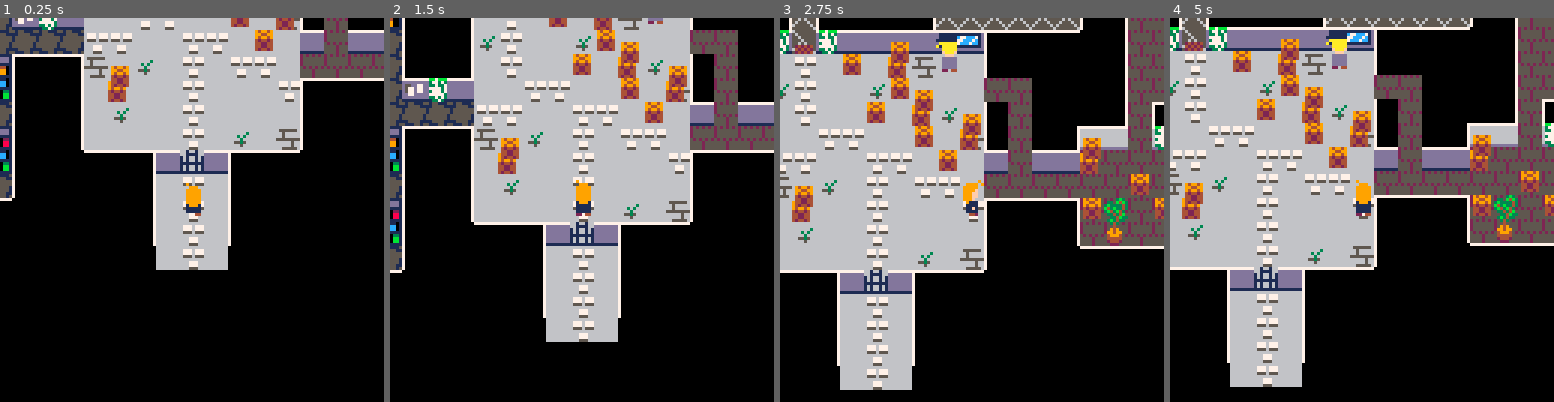
Above: before the commit, frames 1-4 (left to right).
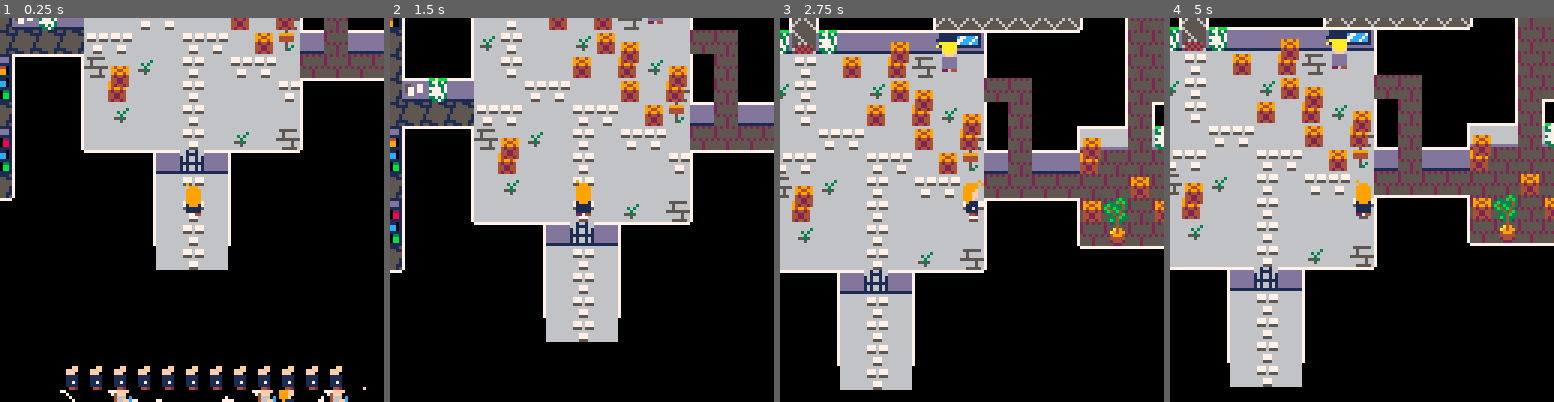
Above: after the commit, the same moments.

Repository: cpiod/mystery-in-amestris
Game: PICO-8 cartridge santa.p8
The game is run twice, just before and just after one commit, with the same random seed, the same clock (stepped at 60 frames per second) and the same inputs.
Inputs:
- Up to frame 1 (0.25 s): no input
- Up to frame 2 (1.5 s): tap O (Z key) at 0.7 s
- Up to frame 3 (2.75 s): hold Right 1.6-2.1 s; tap O (Z key) at 1.7, 2.1, 2.5 s; hold Up 2.15-2.42 s; hold Right from 2.47 s (still down)
- Up to frame 4 (5 s): tap O (Z key) every 0.4 s from 2.9 to 4.9 s; release Right at 3.03 s; hold Left 3.08-3.58 s; hold Down 3.63-3.97 s; hold Right 4.02-4.68 s; hold Up from 4.73 s (still down)

The runs differ from the first frame. In frame 1, 3.1% of the frame differs, in the area x 15-96%, y 0-100%; in frame 2, 1.0%; in frame 3, 1.8%; in frame 4, 1.8%.

Commit message:
Sprites and content

Diff:
--- a/santa.p8
+++ b/santa.p8
@@ -1,11 +1,10 @@
 pico-8 cartridge // http://www.pico-8.com
 version 29
 __lua__
--- noname secret santa
+-- mystery in amestris
 -- cpiod
 
 function _init()
--- clip(0,0,127*8,31*8)
 -- o:
 -- 0=up, 1=down, 2=left, 3=right
  p={x=29*8,y=(22+5)*8,o=0,f=false}
@@ -194,7 +193,7 @@
  chat=id
  nb=1
  -- npc look at the player
- if id<5 then
+ if p.o>=2 and id<10 and id!=5 then -- no the old lady
   for n in all(npc) do
    if(n.id==id) n.f=not p.f
   end
@@ -249,14 +248,31 @@
 {"why am i really here?"}
 }
 
-dcircle={
-"you don't know this type of\
-transmutation circle, but it\
-is sloppy."
-}
-
-dbook1={
-"    == equivalent exchange ==\
+pmust1={{2,3,4,0},{4,0},{0},{2,0}}
+
+dmust={"first !\nblabla","you said yes","you said no","and so and so"}
+dall={dmust1,dpro,dpro,dpro,dpro}
+
+amust={{"yes","no"},{"again"},{},{"why?"}}
+aall={amust1,apro,apro,apro,apro}
+
+pmust={{2,3,0},{1,0},{4},{1}}
+pall={pmust1,ppro,ppro,ppro,ppro}
+
+dall[9]=dpro
+pall[9]=ppro
+aall[9]=apro
+
+
+names[54]="a flag"
+dall[54]={"the flag of amestris. classy."}
+
+names[72]="a tree"
+dall[72]={"...\
+\
+it has nothing to say."}
+
+dall[1000]="    == equivalent exchange ==\
 alchemy is the science of\
 transmutation. and as all\
 science, it follows rules.\
@@ -266,9 +282,7 @@
 something, something or equal\
 value must be lost or\
 destroyed."
-}
-
-dbook2={
+dall[1001]={
 "    == alchemy: lesson 4 ==\
 transmutation is a sequence\
 of three steps:\
@@ -284,9 +298,8 @@
 identify the material he\
 wants to know what he needs."
 }
-pbook2={{2}}
-
-dbook3={
+pall[1001]={{2}}
+dall[1002]={
 "    == combustion ==\
 combustion relies on three\
 ingredients:\
@@ -298,28 +311,75 @@
 explosives are based on\
 phosphorus or sulfur."
 }
-
-pmust1={{2,3,4,0},{4,0},{0},{2,0}}
-
-dmust={"first !\nblabla","you said yes","you said no","and so and so"}
-dall={dmust1,dpro,dpro,dpro,dpro}
-
-amust={{"yes","no"},{"again"},{},{"why?"}}
-aall={amust1,apro,apro,apro,apro}
-
-pmust={{2,3,0},{1,0},{4},{1}}
-pall={pmust1,ppro,ppro,ppro,ppro}
-
-dall[9]=dpro
-pall[9]=ppro
-aall[9]=apro
-
-
-dall[1000]=dbook1
-dall[1001]=dbook2
-pall[1001]=pbook2
-dall[1002]=dbook3
-dall[1003]=dcircle
+dall[1003]={
+"you don't know this type of\
+transmutation circle, but it\
+is sloppy."
+}
+
+names[1010]="a note on the entrance"
+dall[1010]={
+"alchemy library\
+\
+open every day\
+\
+turn in your books in time or\
+suffer wy wrath."}
+
+names[1011]="some papers"
+dall[1011]={
+"!!! wanted !!!\
+\
+i am a white book. i\
+disappeared a few days ago. if\
+you find me, turn me in!\
+\
+(no ransom)"}
+
+names[1012]="a sealed letter"
+dall[1012]={
+"roy,\
+\
+i don't know why you so seem\
+so interested in books about\
+explosive transmutation. you\
+should probably be the one\
+writing them. anyway: be\
+careful. i don't know what\
+you need that for, but some\
+people are suspicious.\
+\
+grumman"}
+
+names[1013]="an ad"
+dall[1013]={
+"get a dream body with 1 tip!\
+\
+1. don't trust advertisements"}
+
+names[1020]="a window"
+dall[1020]={
+"you see some trees outside."}
+
+names[1021]="someone?"
+dall[1021]={
+"there is someone behind the\
+window. as soon as she sees\
+you, she hides."}
+
+
+
+names[1022]="some bottles"
+dall[1022]={
+"\"l'authentique bouteille de\
+vin.\"\
+sounds fancy."}
+
+names[1023]="a sack of fertilizer"
+dall[1023]={
+"that's fertilizer. lot of it.\
+i guess someone is not very\
+good at gardening..."}
 -->8
 --draw
 
@@ -369,37 +429,38 @@
 -- npc
  npc={
  -- flags
- {nbspr=54,x=15,y=13},
- {nbspr=54,x=23,y=17},
- {nbspr=54,x=25,y=13},
- {nbspr=54,x=27,y=13},
- {nbspr=54,x=33,y=6},
- {nbspr=54,x=36,y=6},
- {nbspr=54,x=13,y=2},
- {nbspr=54,x=22,y=2},
- {nbspr=54,x=41,y=17},
+ {id=54,x=15,y=13},
+ {id=54,x=23,y=17},
+ {id=54,x=25,y=13},
+ {id=54,x=27,y=13},
+ {id=54,x=33,y=6},
+ {id=54,x=36,y=6},
+ {id=54,x=13,y=2},
+ {id=54,x=22,y=2},
+ {id=54,x=41,y=17},
 
  -- outside door
  {nbspr=58,x=29,y=23},
 
  -- windows
- {nbspr=64,x=34,y=6},
+ -- mustang window
+ {nbspr=64,id=1020,x=34,y=6},
  {nbspr=66,x=35,y=6},
- {nbspr=65,x=32,y=13},
+ -- postwoman window
+ {nbspr=65,id=1021,x=32,y=13},
  {nbspr=66,x=33,y=13},
- -- mustang window
- {nbspr=-1,id=9,x=34,y=6},
- -- postwoman window
- {nbspr=-1,id=9,x=32,y=13},
+
+ -- wine
+ {nbspr=-1,id=1022,x=119,y=8},
 
  -- sheets on wall
 -- secret room
- {nbspr=240,x=120,y=7},
+ {nbspr=240,id=1013,x=120,y=7},
 -- warehouse
  {nbspr=240,x=41,y=11},
  {nbspr=240,x=46,y=11},
 -- library entrance
- {nbspr=240,x=22,y=17},
+ {nbspr=240,id=1010,x=22,y=17},
 
  -- outside boxes
  {nbspr=70,x=28,y=14},
@@ -450,6 +511,8 @@
  {nbspr=164,x=20,y=17},
  {nbspr=163,x=42,y=12},
  {nbspr=164,x=43,y=12},
+ {nbspr=163,x=58,y=8},
+ {nbspr=164,x=59,y=8},
 
  -- boxes
  {nbspr=70,x=116,y=8},
@@ -481,6 +544,9 @@
 -- {id=1003,nbspr=77,x=21,y=6},
 -- {id=1003,nbspr=78,x=22,y=6},
 
+ -- letter
+ {nbspr=244,id=1012,x=117,y=10},
+
  -- books
 -- {nbspr=242,id=1001,x=24,y=3},
 -- {nbspr=241,id=1000,x=10,y=3},
@@ -492,35 +558,54 @@
 -- librarian book
  {nbspr=241,id=1002,x=10,y=24},
 -- book in bookcase
- {nbspr=242,id=1001,x=5,y=20},
+ {nbspr=242,id=1001,x=62,y=6},
 
  -- paper
 -- desk of mail manager
  {nbspr=243,id=1002,x=43,y=12},
 -- library entrance
- {nbspr=243,id=1002,x=19,y=17},
+ {nbspr=243,id=1011,x=19,y=17},
+
+ -- fertilizer
+ {nbspr=166,id=1023,x=48,y=4},
+ {nbspr=166,id=1023,x=62,y=8},
+ {nbspr=167,id=1023,x=48,y=7},
+ {nbspr=167,id=1023,x=56,y=4},
+ {nbspr=167,id=1023,x=60,y=6},
+ {nbspr=168,id=1023,x=48,y=5},
+ {nbspr=168,id=1023,x=60,y=8},
 
  -- npc
  {id=1,x=34,y=9},
  {id=5,x=9,y=24},
  {id=2,x=32,y=14,f="up"},
  {id=4,x=42,y=13,f=true},
+ {id=3,x=55,y=5},
 
  -- tree
+ {nbspr=56,x=57,y=5,w=true},
+ {id=72,x=57,y=6},
+ {nbspr=95,x=58,y=5,w=true},
+ {id=72,x=58,y=6},
+ {nbspr=56,x=59,y=5,w=true},
+ {nbspr=111,id=72,x=59,y=6},
+ {nbspr=95,x=54,y=12,w=true},
+ {nbspr=111,id=72,x=54,y=13},
+
  {nbspr=56,x=39,y=20,w=true},
- {nbspr=72,x=39,y=21},
- {nbspr=56,x=27,y=7,w=true},
- {nbspr=72,x=27,y=8},
+ {nbspr=111,id=72,x=39,y=21},
+ {nbspr=95,x=27,y=7,w=true},
+ {id=72,x=27,y=8},
  {nbspr=56,x=46,y=14,w=true},
- {nbspr=72,x=46,y=15},
- {nbspr=56,x=32,y=6,w=true},
- {nbspr=72,x=32,y=7},
+ {id=72,x=46,y=15},
+ {nbspr=95,x=32,y=6,w=true},
+ {nbspr=111,id=72,x=32,y=7},
  {nbspr=56,x=37,y=6,w=true},
- {nbspr=72,x=37,y=7},
- {nbspr=56,x=18,y=16,w=true},
- {nbspr=72,x=18,y=17},
+ {id=72,x=37,y=7},
+ {nbspr=95,x=18,y=16,w=true},
+ {id=72,x=18,y=17},
  {nbspr=56,x=11,y=2,w=true},
- {nbspr=72,x=11,y=3}}
+ {nbspr=111,id=72,x=11,y=3}}
 
 
 
@@ -782,28 +867,28 @@
 
 
 __gff__
-0000000000000000000000000000000001000000000000000000000000000000010100010000000000000000010101000000000000000000000100010100000000000000000000000001010101000000000000000000000000000000000000000000000000000000000000000000000000000000000000000000000000000000
+0000000000000000000000000000000001000000000000000000000000000000010100010000000000000000010101010000000000000000000100010100000100000000000000000001010101000000000000000000000000000000000000000000000000000000000000000000000000000000000000000000000000000000
 0000000000000000000000000000000000000000000000000000000000000000000000000000000000000000000000000000000000000000000000000000000000000000000000000000000000000000000000000000000000000000000000000000000000000000000000000000000000000000000000000000000000000000
 __map__
 0000000000000000000000000000000000000000000000000000000000000000000000000000000000000000000000000000000000000000000000000000000000000000000000000000000000000000000000000000000000000000000000000000000000000000000000000000000000000000000000000000000000000000
-0000000000000000000000000000000000000000000000000000000000000000000000000000000000000000000000002d2d2d2d2d2d2d2d2d2d2d2d2d2d2d2d00000000000000000000000000000000000000000000000000000000000000000000000000000000000000000000000000000000000000000000000000000000
-0000000000000000000027222222222283842222222222222222223525000000000000000000000000000000000000002d2d2d2d2d2d2d2d2d2d2d2d2d2d2d2d00000000000000000000000000000000000000000000000000000000000000000000000000000000000000000000000000000000000000000000000000000000
-0000000000000000000027202020202093442020202020202020204525000000000000000000000000000000000000002d2d2d2d2d2d2d2d2d2d2d2d2d2d2d2d00000000000000000000000000000000000000000000000000272222333433343334250000000000000000000000000000000000000000000000000000000000
-0000000000000000000027202020202020202020202020202020202025000000000000000000000000000000000000002d2d2d2d2d2d2d2d2d2d2d2d2d2d2d2d00000000000000000000000000000000000000000000000000272c2c434443444344250000000000000000000000000000000000000000000000000000000000
-0000000000000000000027202020202020202020202020202020202025000000000000000000000000000000000000002d2d2d2d2d2d2d2d2d2d2d2d2d2d2d2d00000000000000000000000000000000000000000000000000272c2c2c2c2c2c2c2c250000000000000000000000000000000000000000000000000000000000
-0000000000000000000027202020202020202020202020202020202025000027222222222222250000000000000000002d2d2d2d2d2d2d2d2d2d2d2d2d2d2d2d000000000000000000000000000000000000000000000000002733342c2c2c2c2c2c250000000000000000000000000000000000000000000000000000000000
-0000000000000000000027202020202020202020202020202020202025000027202020202020250000000000000000002d2d2d2d2d2d2d2d2d2d2d2d2d2d2d2d000000000000000000000000000000000000000000000000002743442c3d3e2c2c2c250000000000000000000000000000000027222222222225000000000000
-0000000000000000000027202020202020202020202020202020202022222222202020202020250000000000000000002d2d2d2d2d2d2d2d2d2d2d2d2d2d2d2d00000000000000000000000000000000000000000000000000272c2c2c4d4e2c2c2c2500000000000000000000000000000000272e2e2e2e2e25000000000000
-000000000000000000002720202020202020202020202020202020202020202020202020202025000000000000000000000000002d0000000000000000000000000000000000000000000000000000000000000000000000002733342c2c2c2c2c2c2500000000000000000000000000000000103b2e2e2e2e25000000000000
-00000000000000000000272020202020202020202020202020202020292a2a2b352020203384250000000000000000004a4949494b4949494c25000000000000000000000000000000000000000000000000000000000000002743442c2c2c2c3d3e2500000000000000000000000000000000272e2e2e2e2e25000000000000
+0000000000000000000000000000000000000000000000000000000000000000000000000000000000000000000000000000000000000000000000000000000000000000000000000000000000000000000000000000000000000000000000000000000000000000000000000000000000000000000000000000000000000000
+0000000000000000000027222222222283842222222222222222223525000000000000000000000000000000000000000000000000000000000000000000000000000000000000000000000000000000000000000000000000000000000000000000000000000000000000000000000000000000000000000000000000000000
+00000000000000000000272020202020934420202020202020202045250000000000000000000000000000000000008a9697979997999735988900000000000000000000000000000000000000000000000000000000000000272222333433343334250000000000000000000000000000000000000000000000000000000000
+00000000000000000000272020202020202020202020202020202020250000000000000000000000000000000000008a2020202020202045208900000000000000000000000000000000000000000000000000000000000000272c2c434443444344250000000000000000000000000000000000000000000000000000000000
+00000000000000000000272020202020202020202020202020202020250000000000000000000000000000000000008a2020a9aaa9aa2020209697989933348900000000000000000000000000000000000000000000000000272c2c2c2c2c2c2c2c250000000000000000000000000000000000000000000000000000000000
+00000000000000000000272020202020202020202020202020202020250000272222222222222500000000000000008a20202020202020202020202020434489000000000000000000000000000000000000000000000000002733342c2c2c2c2c2c250000000000000000000000000000000000000000000000000000000000
+00000000000000000000272020202020202020202020202020202020250000272020202020202500000000000000008a2020a9abaaa9abaa2020202020202089000000000000000000000000000000000000000000000000002743442c3d3e2c2c2c250000000000000000000000000000000027222222222225000000000000
+00000000000000000000272020202020202020202020202020202020222222222020202020202500000000000000008a2020202020202020202020202020208900000000000000000000000000000000000000000000000000272c2c2c4d4e2c2c2c2500000000000000000000000000000000272d2d2d2d2d25000000000000
+0000000000000000000027202020202020202020202020202020202020202020202020202020250000000000000000278687878820868787889a8b8b8b8b8b00000000000000000000000000000000000000000000000000002733342c2c2c2c2c2c2500000000000000000000000000000000103b2d2d2d2d25000000000000
+00000000000000000000272020202020202020202020202020202020292a2a2b352020203384250000000000000000274a4949494b4f49494c25000000000000000000000000000000000000000000000000000000000000002743442c2c2c2c3d3e2500000000000000000000000000000000272d2d2d2d2d25000000000000
 00000000000000000000002a2a2a2a2a2a2a2a2a2a2a2a2a2a2b2029000000274520202043942527222222222222222849494b4b494a4949492500000000000000000000000000000000000000000000000000000000000000273d3e2c2c2c2c4d4e2500000000000000000000000000000000002a2a2a2a2a00000000000000
-000000000000000000000000000000000000000000000000002720250000002720202020202025272e2e2e2e2e2e2e244b4b49494c49494a492500000000000000000000000000000000000000000000000000000000000000274d4e2c2c3c2c2c2c250000000000000000000000000000000000000000000000000000000000
-00278334338433842383843384833424333433843334250027242124242424242424292a2a2a00272e2e2e2e2e2e2e2e4949494949494949492500000000000000000000000000000000000000000000000000000000000000002a2a2a2a102a2a2a000000000000000000000000000000000000000000000000000000000000
-00274344939443442c4394939443442c434443449394250027494b494949494a49492500000000272e2e2e2e2e2e2e26494a4949494a4949492500000000000000000000000000000000000000000000000000000000000000000000000000000000000000000000000000000000000000000000000000000000000000000000
+000000000000000000000000000000000000000000000000002720250000002720202020202025272e2e2e2e2e2e2e244b4b49494c494949492500000000000000000000000000000000000000000000000000000000000000274d4e2c2c3c2c2c2c250000000000000000000000000000000000000000000000000000000000
+00278334338433842383843384833424333433843334250027242124242424242424292a2a2a00272e2e2e2e2e2e2e2e494949494949494a492500000000000000000000000000000000000000000000000000000000000000002a2a2a2a102a2a2a000000000000000000000000000000000000000000000000000000000000
+00274344939443442c4394939443442c434443449394250027494b494949494a49492500000000272e2e2e2e2e2e2e2649494c4949494949492500000000000000000000000000000000000000000000000000000000000000000000000000000000000000000000000000000000000000000000000000000000000000000000
 00272c2c2c2c2c2c2c2c2c2c2c2c2c2c2c2c2c2c2c2c2500274c4b49494c494949492e2e000000272e2e2e2e2e2e2e252a2a2a2a2a2a2a2a2a0000000000000000000000000000000000000000000000000000000000000000000000000000000000000000000000000000000000000000000000000000000000000000000000
 00273334838483842c3384838433342c352c2c2c2c2c250027494b49494949494c49252e000000272e292a2a2a2a2a000000000000000000000000000000000000000000000000000000000000000000000000000000000000000000000000000000000000000000000000000000000000000000000000000000000000000000
 00274394939493442c9394439443442c452c2c2c2c2c24242449494b4b494949494a252e002722222e222222222500000000000000000000000000000000000000000000000000000000000000000000000000000000000000000000000000000000000000000000000000000000000000000000000000000000000000000000
-00272c2c2c2c2c2c2c2c2c2c2c2c2c2c2c2c2c2c2c2c2c2c2c4b4b49494b4b494949242e24242e2e2e2e2e2e2e2500000000000000000000000000000000000000000000000000000000000000000000000000000000000000000000000000000000000000000000000000000000000000000000000000000000000000000000
+00272c2c2c2c2c2c2c2c2c2c2c2c2c2c2c2c2c2c2c2c2c2c2c4b4b49494b4b49494f242e24242e2e2e2e2e2e2e2500000000000000000000000000000000000000000000000000000000000000000000000000000000000000000000000000000000000000000000000000000000000000000000000000000000000000000000
 00273384333433842c3384833483842c338483343334292a2b4a494c494b494b4b492e2e2e2e2e2e2e2e2e2e2e2500000000000000000000000000000000000000000000000000000000000000000000000000000000000000000000000000000000000000000000000000000000000000000000000000000000000000000000
 00279394434493942c4394934443942c434493444344250027494949494b4949494b292a2a2b2e2e2e2e2e2e2e2500000000000000000000000000000000000000000000000000000000000000000000000000000000000000000000000000000000000000000000000000000000000000000000000000000000000000000000
 00272c2c2c2c2c2c2c2c2c2c2c2c2c2c2c2c2c2c2c2c250027494c49494b49494949250000272e2e2e2e2e2e2e3900000000000000000000000000000000000000000000000000000000000000000000000000000000000000000000000000000000000000000000000000000000000000000000000000000000000000000000
Not shown, changed: 87 lines of the sprite sheet (__gfx__) section of santa.p8
Not shown, changed: atlas.aseprite
